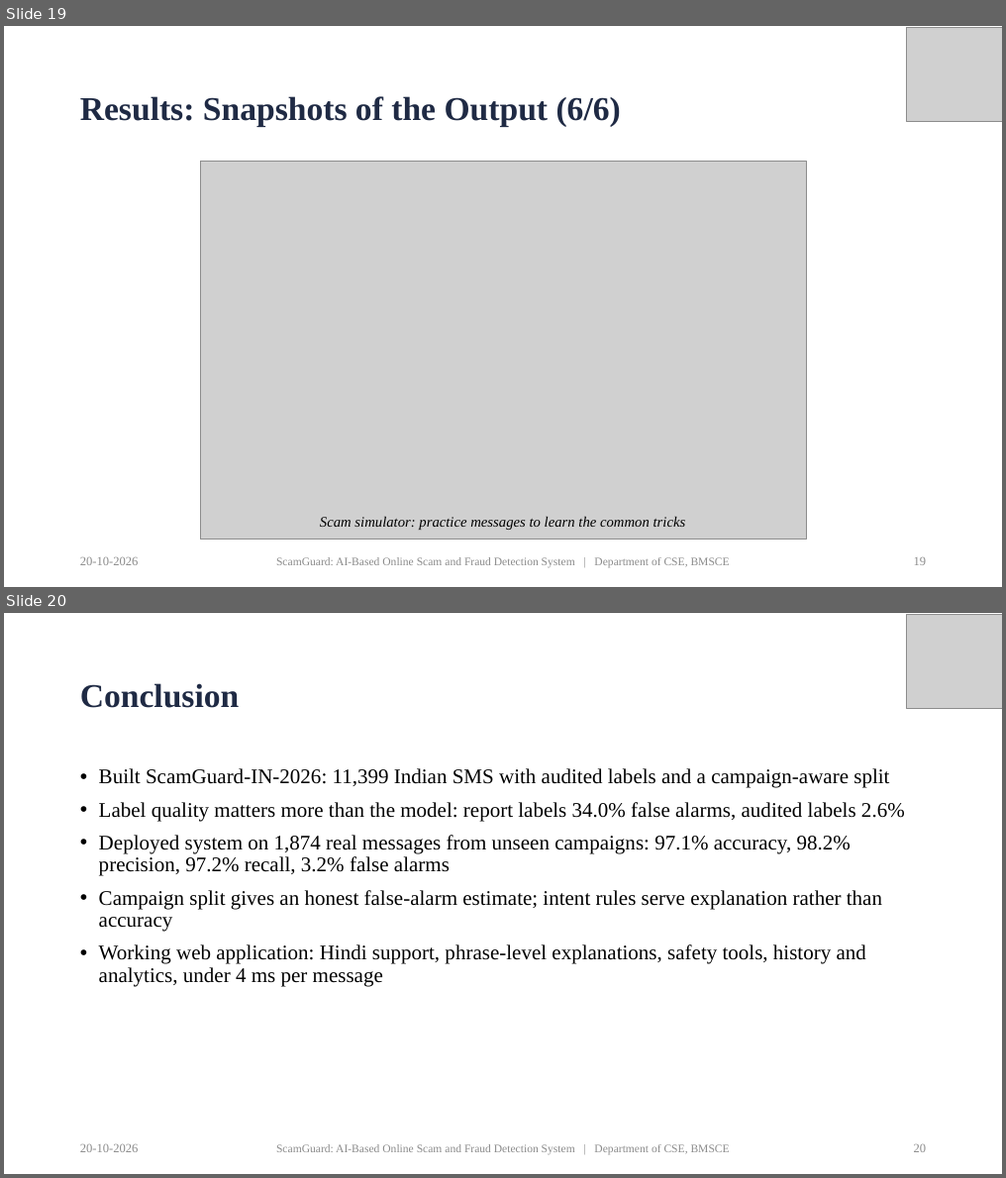
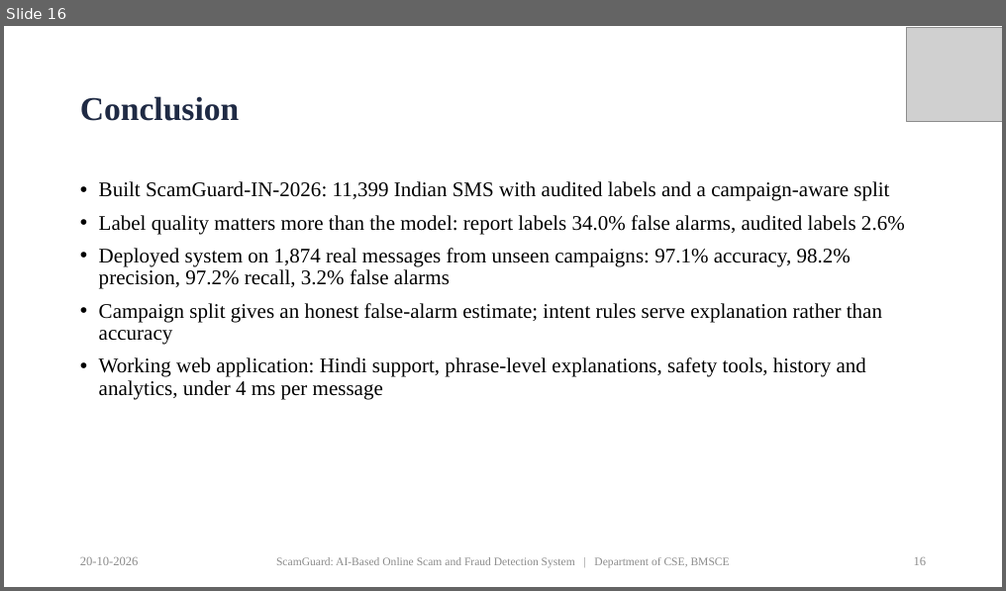
Before and after one commit to priyamthakur275/ScamGuard-AI, a slide deck: docs/presentation/ScamGuard_PP2_Presentation.pptx. Shown one above the other, each under a label of ours: slides 19 and 20 before the commit, slide 16 after it. The pictures are 1006x1178 and 1006x591 pixels, drawn with LibreOffice and Linux fonts; fonts in the diff are those of the drawing; grey boxes stand for pictures. Boxes give left, top, right and bottom in pixels: in the first picture for what was removed or moved away, otherwise in the second. Text is boxed around its words. In the diff, an @@ line names an element or a change of style, - is before the commit and + after.

```diff
--- a/docs/presentation/ScamGuard_PP2_Presentation.pptx
+++ b/docs/presentation/ScamGuard_PP2_Presentation.pptx
@@ slide 19 removed at box(4, 26, 1002, 587), background #FFFFFF @@
@@ picture removed at box(907, 28, 1002, 121) @@
@@ title removed at box(80, 96, 621, 127) @@
-Results: Snapshots of the Output (6/6)
@@ picture removed at box(200, 161, 806, 540) @@
@@ text removed at box(320, 516, 686, 530) @@
-Scam simulator: practice messages to learn the common tricks
@@ text removed at box(80, 557, 139, 566) @@
-20-10-2026
@@ text removed at box(276, 558, 730, 569) @@
-ScamGuard: AI-Based Online Scam and Fraud Detection System | Department of CSE, BMSCE
@@ page number removed at box(914, 558, 927, 566) @@
-19
@@ what was slide 20 is now slide 16 @@
@@ page number at box(914, 558, 927, 566): text changed @@
-20
+16
```
Also in this commit, not shown: 5 slides changed, 4 other slides removed, 4 other files.
